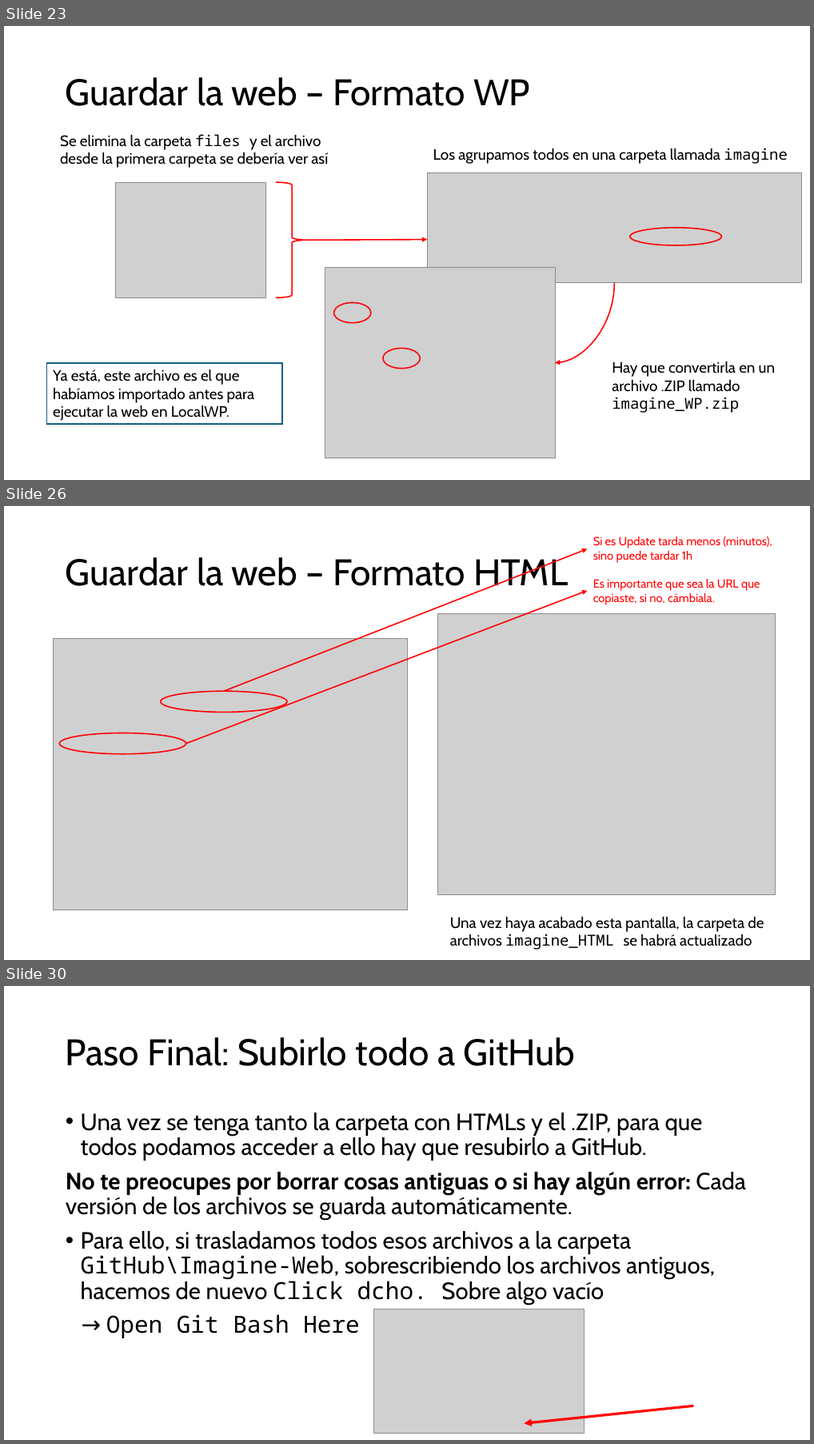
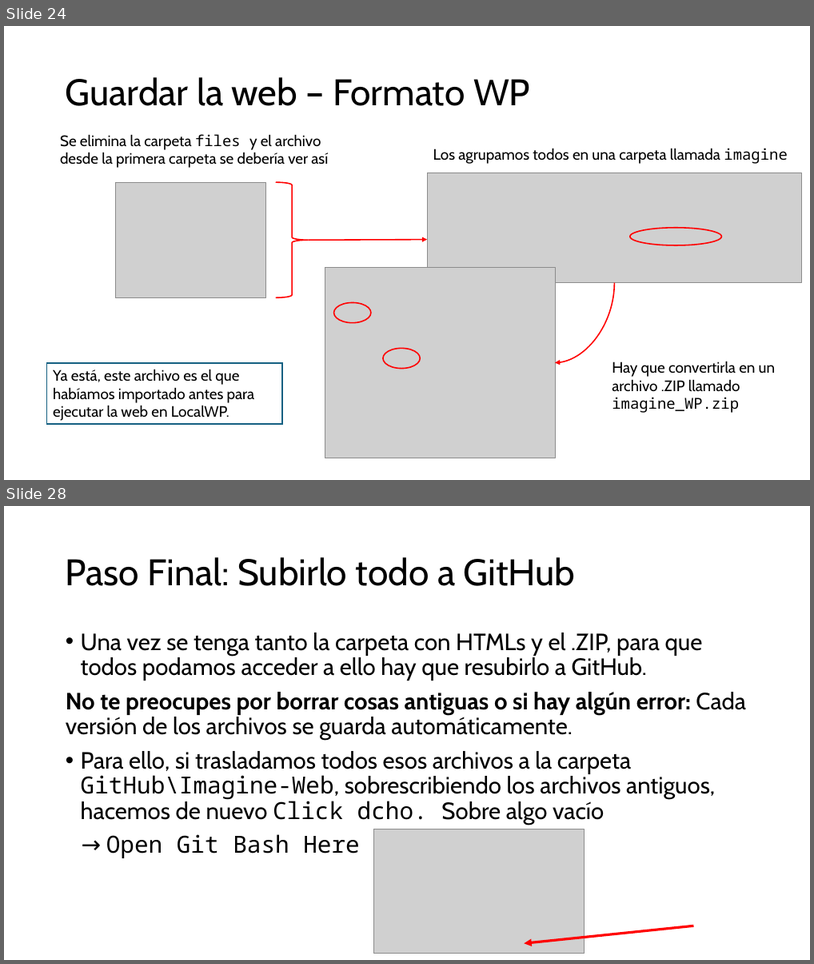
Before and after one commit to imagine-uo/imagine-uo.github.io, a slide deck: Guía para editar la web del grupo.pptx. Shown one above the other, each under a label of ours: slides 23, 26 and 30 before the commit, slides 24 and 28 after it; the slides between them are not shown. The pictures are 814x1444 and 814x964 pixels, drawn with LibreOffice and Linux fonts; fonts in the diff are those of the drawing; grey boxes stand for pictures. Boxes give left, top, right and bottom in pixels: in the first picture for what was removed or moved away, otherwise in the second. Text is boxed around its words. In the diff, an @@ line names an element or a change of style, - is before the commit and + after.

```diff
--- a/Guía para editar la web del grupo.pptx
+++ b/Guía para editar la web del grupo.pptx
@@ slide 26 removed at [4, 506, 810, 960], background #FFFFFF @@
@@ arrow removed from (224, 691) to (588, 549) @@
@@ text removed at [594, 536, 772, 605] @@
-Si es Update tarda menos (minutos), sino puede tardar 1h
-Es importante que sea la URL que copiaste, si no, cámbiala.
@@ title removed at [66, 556, 568, 594] @@
-Guardar la web – Formato HTML
@@ arrow removed from (186, 743) to (588, 591) @@
@@ picture removed at [438, 613, 777, 894] @@
@@ picture removed at [53, 639, 407, 909] @@
@@ ellipse removed at [161, 691, 287, 712] @@
@@ ellipse removed at [60, 733, 186, 754] @@
@@ text removed at [450, 916, 764, 949] @@
-Una vez haya acabado esta pantalla, la carpeta de archivos imagine_HTML se habrá actualizado
@@ what was slide 23 is now slide 24 @@
@@ what was slide 30 is now slide 28 @@
```
Also in this commit, not shown: 5 slides changed, 3 slides added, 4 other slides removed, 1 other file.
